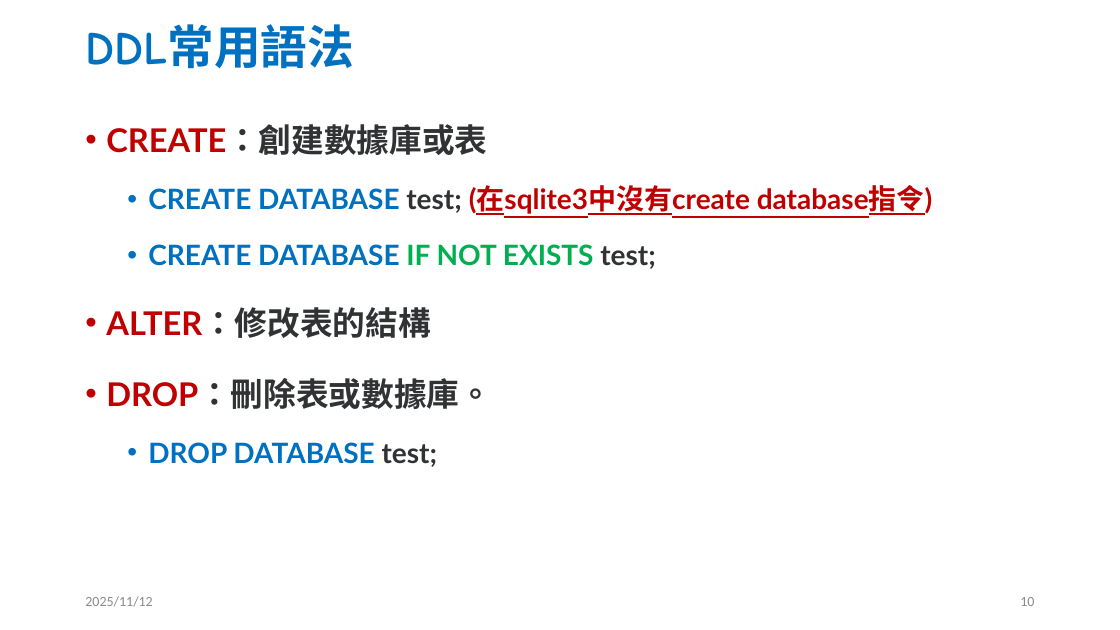
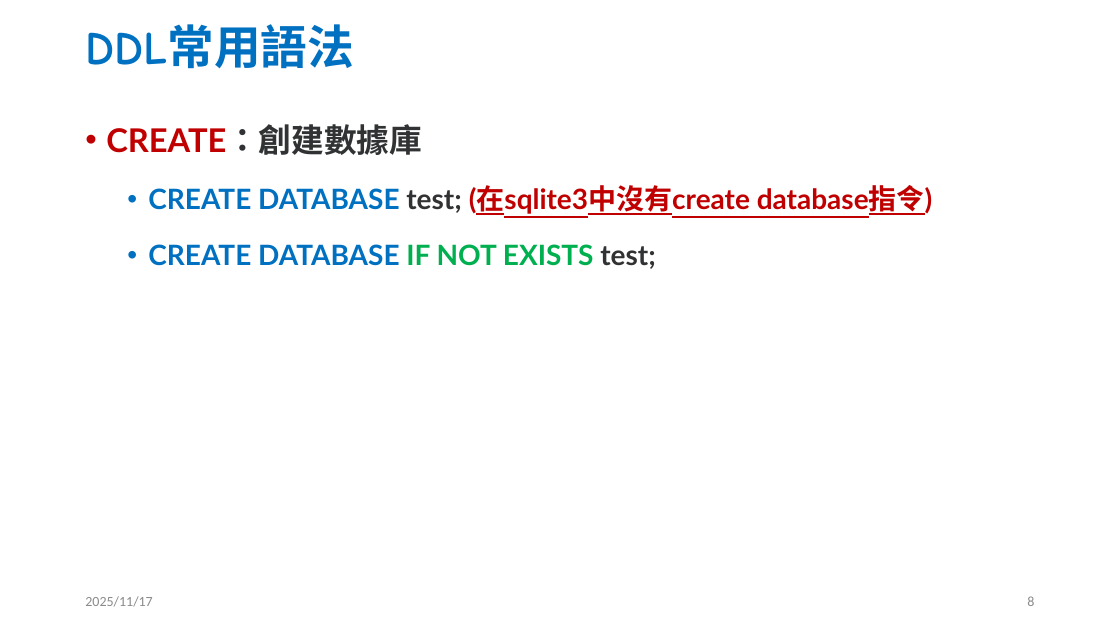
Before and after one commit to jc7qx/2025DB, a slide deck: slide 8 of slides/w10SQL1.pptx (slide 10 before the commit). Drawn at 1120x630 pixels with LibreOffice and Linux fonts; fonts in the diff are those of the drawing. Boxes give left, top, right and bottom in pixels: in the first picture for what was removed or moved away, otherwise in the second. Text is boxed around its words. In the diff, an @@ line names an element or a change of style, - is before the commit and + after.

```diff
--- a/slides/w10SQL1.pptx
+++ b/slides/w10SQL1.pptx
@@ text at <box>106,124,422,155</box>: text changed; text colour #303233 to #C00000 @@
-• CREATE：創建數據庫或表
+• CREATE：創建數據庫
@@ text at <box>106,307,492,467</box>: paragraphs removed @@
-• ALTER：修改表的結構
-• DROP：刪除表或數據庫。
-  • DROP DATABASE test;
@@ text at <box>85,596,152,607</box>: text changed @@
-2025/11/12
+2025/11/17
@@ page number at <box>1027,596,1034,606</box>: text changed @@
-10
+8
```
Also in this commit, not shown: 38 other slides changed, 9 slides added, 19 slides removed, 3 other files.
